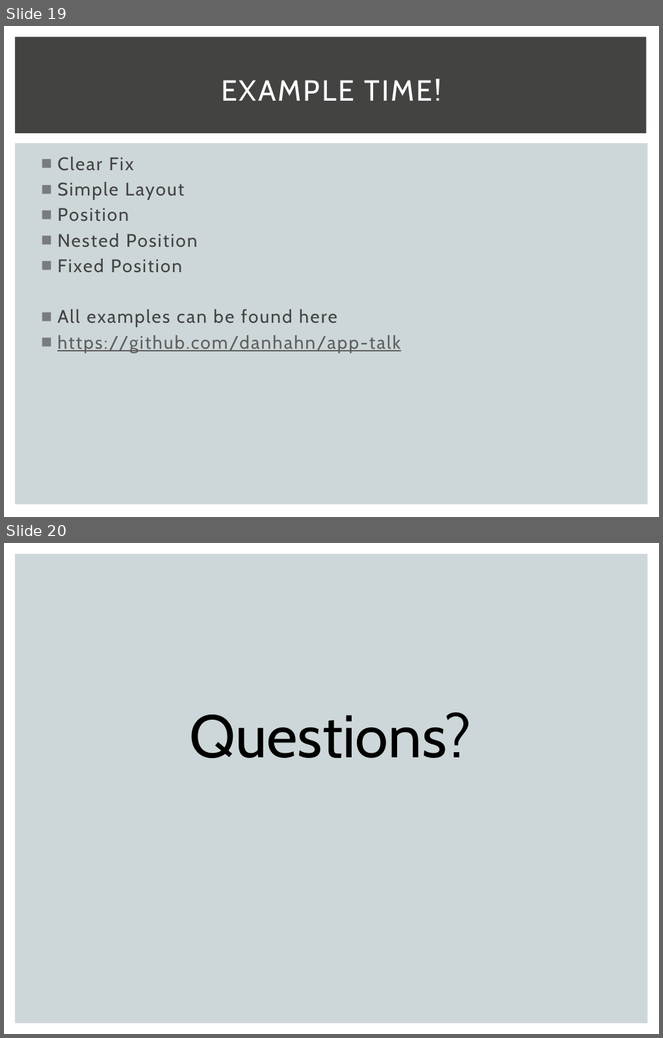
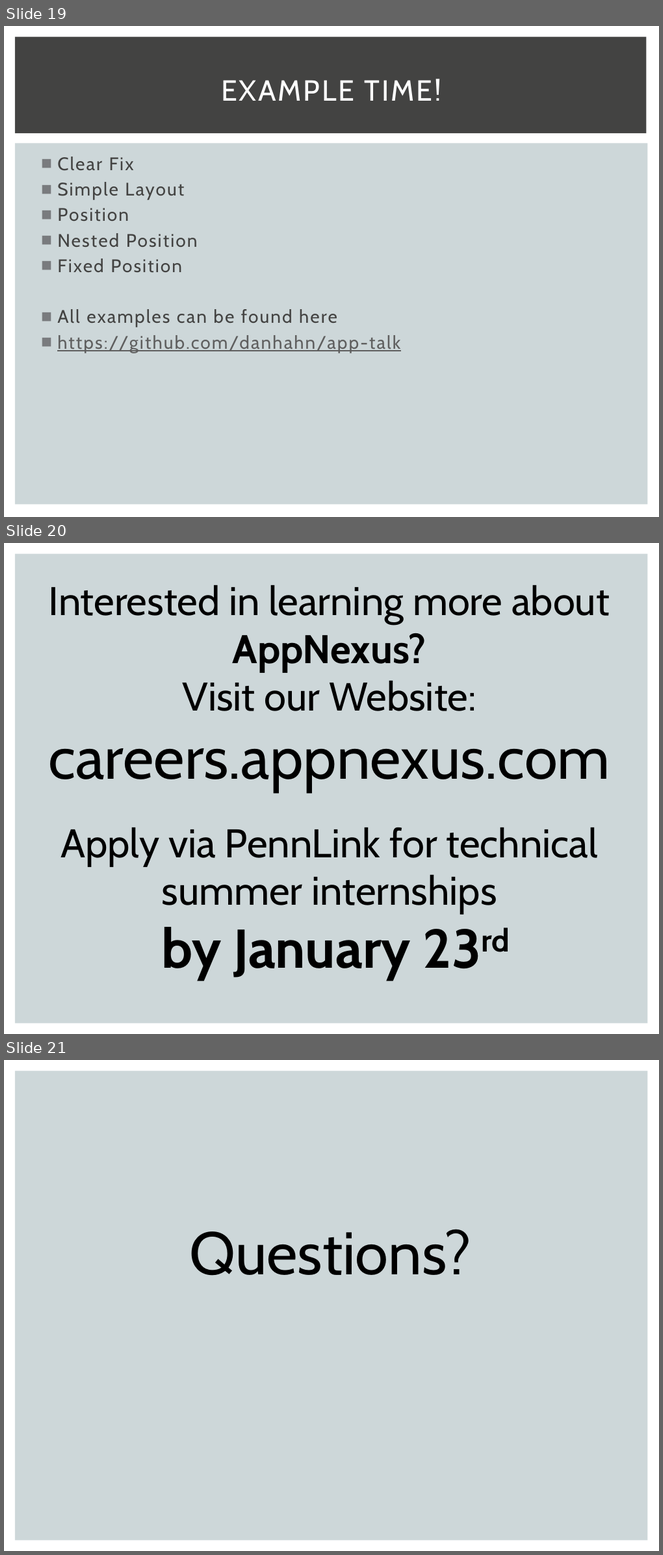
Before and after one commit to danhahn/app-talk, a slide deck: tech-talk.pptx. Shown one above the other, each under a label of ours: slides 19 and 20 before the commit, slides 19, 20 and 21 after it. The pictures are 663x1038 and 663x1555 pixels, drawn with LibreOffice and Linux fonts; fonts in the diff are those of the drawing. Boxes give left, top, right and bottom in pixels: in the first picture for what was removed or moved away, otherwise in the second. Text is boxed around its words. In the diff, an @@ line names an element or a change of style, - is before the commit and + after.

```diff
--- a/tech-talk.pptx
+++ b/tech-talk.pptx
@@ slide 20 added at (4, 543, 659, 1034), background #FFFFFF; not listed: 1 template element that a slide beside it also shows @@
@@ text added at (49, 585, 610, 980), 44 pt, text #000000 @@
+Interested in learning more about AppNexus?
+Visit our Website:
+careers.appnexus.com
+Apply via PennLink for technical summer internships
+by January 23rd
@@ what was slide 20 is now slide 21 @@
```
Also in this commit, not shown: 10 other files.
